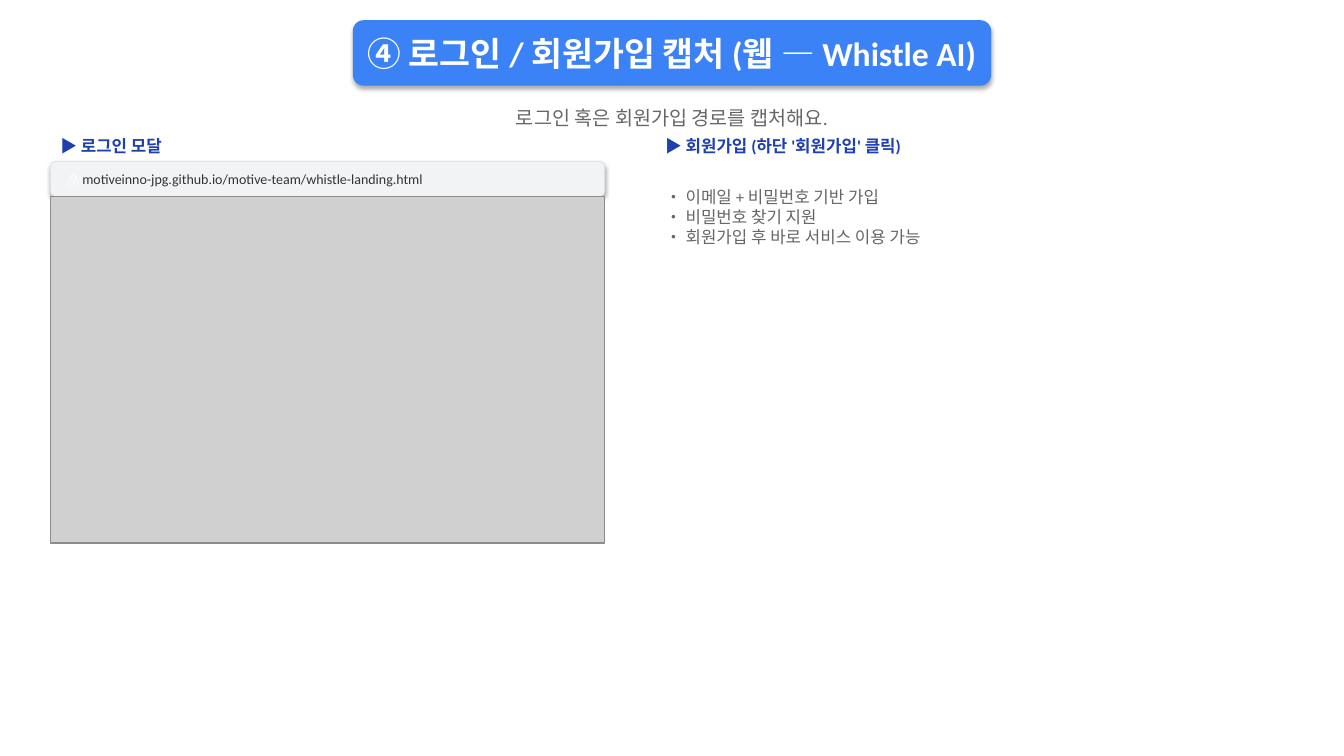
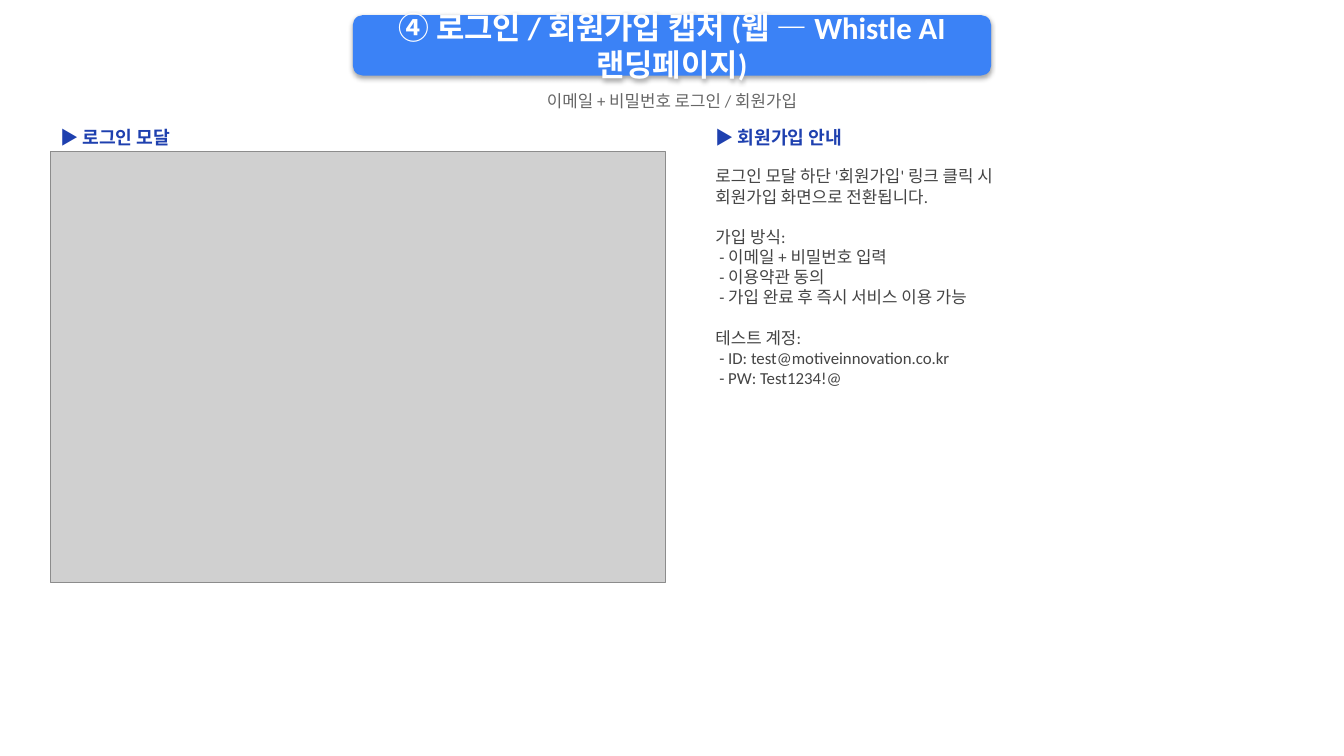
Before and after one commit to motiveinno-jpg/motive-team, a slide deck: slide 4 of whistle-ai-payment-path.pptx. Drawn at 1344x756 pixels with LibreOffice and Linux fonts; fonts in the diff are those of the drawing; grey boxes stand for pictures. Boxes give left, top, right and bottom in pixels: in the first picture for what was removed or moved away, otherwise in the second. Text is boxed around its words. In the diff, an @@ line names an element or a change of style, - is before the commit and + after.

```diff
--- a/whistle-ai-payment-path.pptx
+++ b/whistle-ai-payment-path.pptx
@@ rounded rectangle "④ 로그인 / 회원가입 캡처 ...": place and size @@
-rounded rectangle "④ 로그인 / 회원가입 캡처 ..." at box(353, 20, 991, 86)
+rounded rectangle "④ 로그인 / 회원가입 캡처 ..." at box(353, 15, 991, 76)
@@ text in rounded rectangle at box(398, 7, 946, 84): text changed; size 24 to 22 pt @@
-④ 로그인 / 회원가입 캡처 (웹 — Whistle AI)
+④ 로그인 / 회원가입 캡처 (웹 — Whistle AI 랜딩페이지)
@@ text at box(547, 93, 797, 109): text changed; size 14 to 12 pt @@
-로그인 혹은 회원가입 경로를 캡처해요.
+이메일 + 비밀번호 로그인 / 회원가입
@@ text "▶ 로그인 모달": place and size @@
-text "▶ 로그인 모달" at box(81, 138, 162, 154)
+text "▶ 로그인 모달" at box(83, 128, 170, 146)
@@ text "▶ 로그인 모달" at box(83, 128, 170, 146): size 12 to 13 pt @@
@@ text at box(738, 128, 842, 146): text changed; size 12 to 13 pt @@
-▶ 회원가입 (하단 '회원가입' 클릭)
+▶ 회원가입 안내
@@ picture: place and size @@
-picture at box(50, 197, 605, 543)
+picture at box(50, 151, 665, 582)
@@ rounded rectangle removed at box(50, 161, 605, 197) @@
-🔒 motiveinno-jpg.github.io/motive-team/whistle-landing.html
@@ text added at box(715, 168, 992, 386), 12 pt, text #444444 @@
+로그인 모달 하단 '회원가입' 링크 클릭 시
+회원가입 화면으로 전환됩니다.
+가입 방식:
+- 이메일 + 비밀번호 입력
+- 이용약관 동의
+- 가입 완료 후 즉시 서비스 이용 가능
+테스트 계정:
+- ID: test@motiveinnovation.co.kr
+- PW: Test1234!@
@@ text removed at box(686, 189, 921, 245) @@
-• 이메일 + 비밀번호 기반 가입
-• 비밀번호 찾기 지원
-• 회원가입 후 바로 서비스 이용 가능
```
Also in this commit, not shown: 8 other slides changed.
